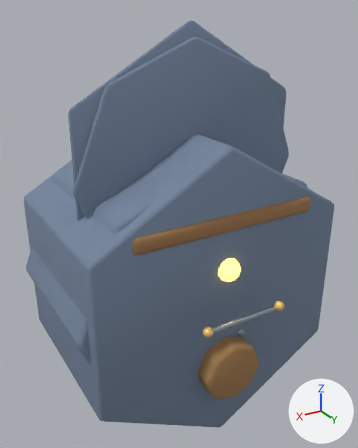
What one commit did to the Blender file assets-source/blender/buildings/crossbow_tower.blend.
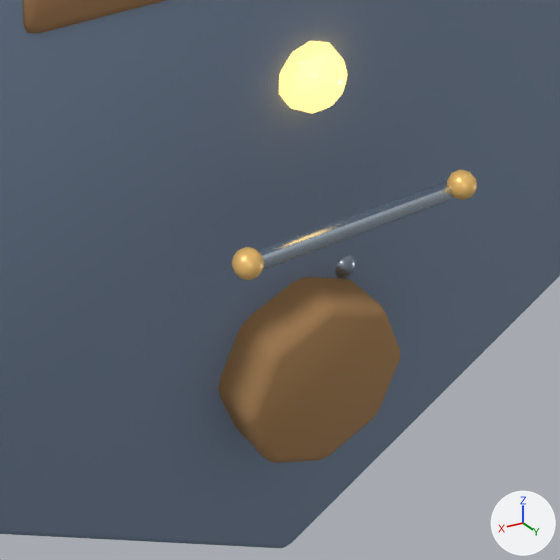
Old and new are each drawn whole from a camera (50 mm lens) standing at (2.31, 3.9, 3.2) and looking at (-0.02, 0.02, 1.25) and again close up on the part from 35% to 87% of the width and 55% to 96% of the height. Lighting does not change. The marker at lower right points along +X, +Y and +Z. The older version's two pictures come first.

The first close-up shows 'LOD2_PROXY_base', 'deck', 'identityLamp', 'plinth', 'serviceBolt.L', 'serviceBolt.R', 'servicePlate' and 1 more.
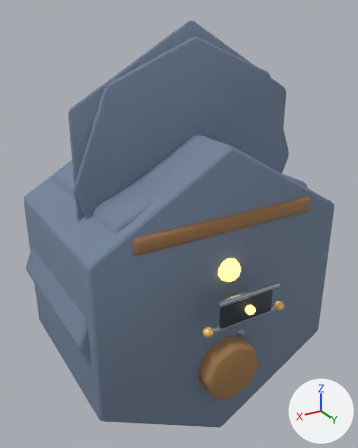
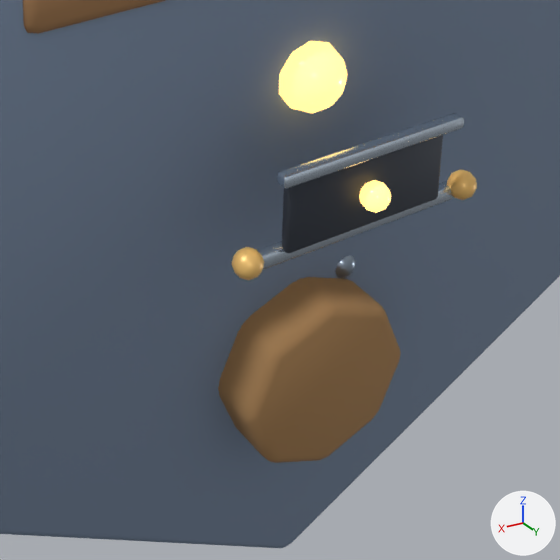
Pixel boxes [x1, y1, x2, y2] of what changed, in the close-ups (560 x 560 px):
'servicePanelInset', added: after [282, 135, 443, 253]
'servicePanelTrim', added: after [277, 113, 464, 189]
'servicePanelLamp', added: after [359, 180, 391, 213]

Edits to the bpy script that builds the scene:
```text
Add me_icosphere_677:
    me_icosphere_677.from_pydata(...)  # an icosphere of 80 faces spanning x -0.0428..0.0428, y -0.045..0.045, z -0.045..0.045
    me_icosphere_677.polygons.foreach_set('use_smooth', [True] * 80)
    me_icosphere_677.materials.append(mat_mat_crossbow_tower_glow)  # orange #f8c876, glowing orange #f8c876
Add me_cube_1236:
    me_cube_1236.from_pydata(...)  # a box spanning x -0.31..0.31, y -0.018..0.018, z -0.022..0.022
    me_cube_1236.polygons.foreach_set('use_smooth', [True] * 6)
    me_cube_1236.materials.append(mat_mat_crossbow_tower_metallight)  # pale blue #c4d1df
Add me_cube_1235:
    me_cube_1235.from_pydata(...)  # a box spanning x -0.27..0.27, y -0.12..0.12, z -0.018..0.018
    me_cube_1235.polygons.foreach_set('use_smooth', [True] * 6)
    me_cube_1235.materials.append(mat_mat_crossbow_tower_dark)  # greyish blue #3f4550
Add ob_servicepanellamp:
    ob_servicepanellamp = bpy.data.objects.new('servicePanelLamp', me_icosphere_677)
    ob_servicepanellamp.parent = ob_buildingroot
    ob_servicepanellamp.location = (0.0, 0.92, -1.2)
    _m = ob_servicepanellamp.modifiers.new('soft bevel', 'BEVEL')
    _m.width = 0.02
    _m.width_pct = 0.02
    _m.segments = 2
Add ob_servicepaneltrim:
    ob_servicepaneltrim = bpy.data.objects.new('servicePanelTrim', me_cube_1236)
    ob_servicepaneltrim.parent = ob_buildingroot
    ob_servicepaneltrim.location = (0.0, 1.06, -1.18)
    _m = ob_servicepaneltrim.modifiers.new('soft bevel', 'BEVEL')
    _m.width = 0.008
    _m.width_pct = 0.008
    _m.segments = 2
Add ob_servicepanelinset:
    ob_servicepanelinset = bpy.data.objects.new('servicePanelInset', me_cube_1235)
    ob_servicepanelinset.parent = ob_buildingroot
    ob_servicepanelinset.location = (0.0, 0.92, -1.15)
    _m = ob_servicepanelinset.modifiers.new('soft bevel', 'BEVEL')
    _m.width = 0.012
    _m.width_pct = 0.012
    _m.segments = 2
```
